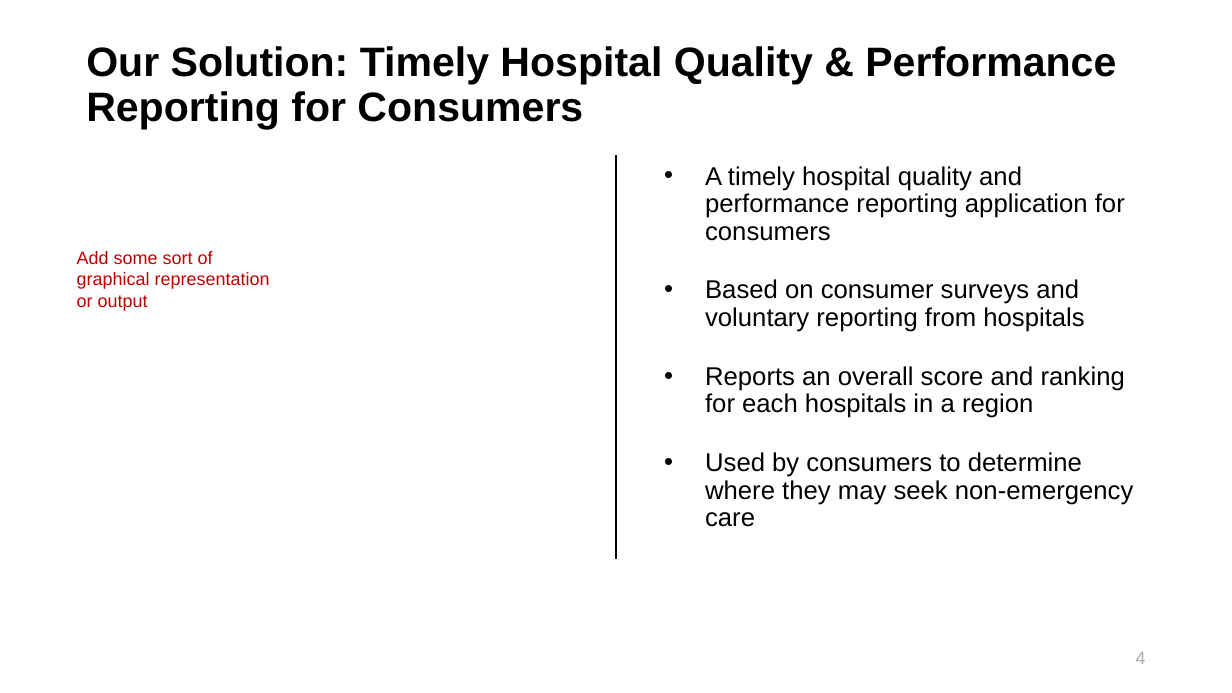
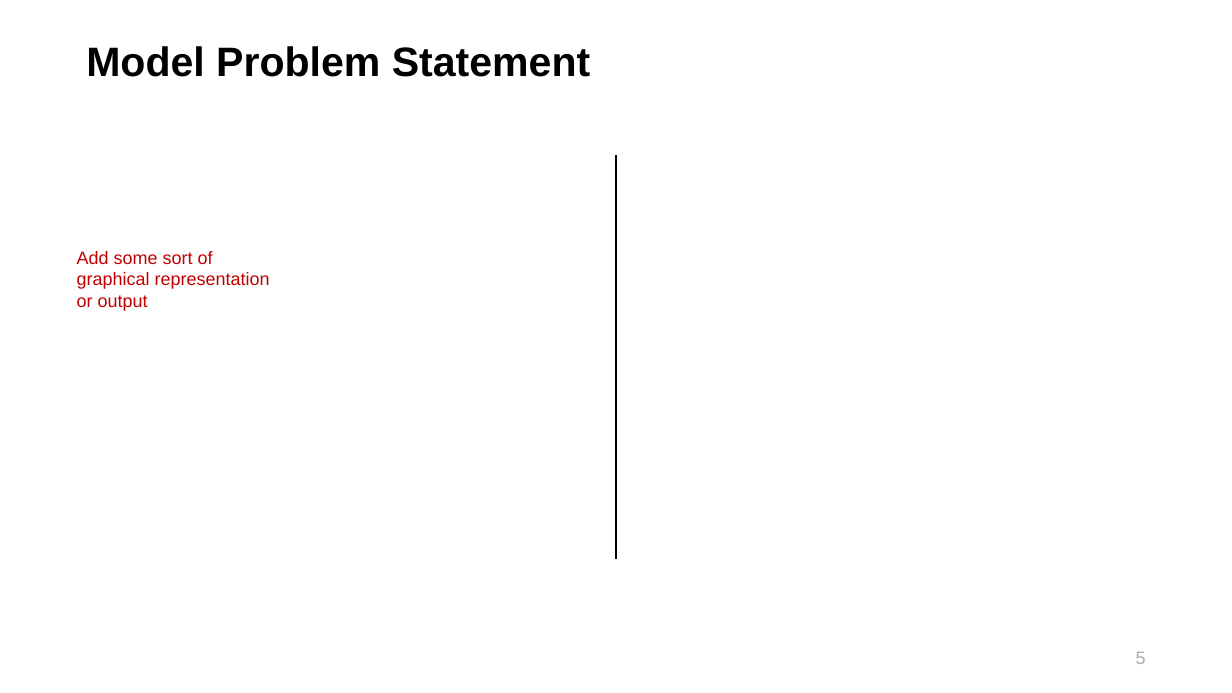
Before and after one commit to maringow/DataMiningGroupProject, a slide deck: slide 6 of Data Mining_Final Project_Hospital Ranking.pptx (slide 5 before the commit). Drawn at 1232x693 pixels with LibreOffice and Linux fonts; fonts in the diff are those of the drawing; background and template pictures are left out. Boxes give left, top, right and bottom in pixels: in the first picture for what was removed or moved away, otherwise in the second. Text is boxed around its words. In the diff, an @@ line names an element or a change of style, - is before the commit and + after.

```diff
--- a/Data Mining_Final Project_Hospital Ranking.pptx
+++ b/Data Mining_Final Project_Hospital Ranking.pptx
@@ title at [86, 46, 590, 77]: text changed @@
-Our Solution: Timely Hospital Quality & Performance Reporting for Consumers
+Model Problem Statement
@@ text removed at [705, 166, 1133, 527] @@
-• A timely hospital quality and performance reporting application for consumers
-• Based on consumer surveys and voluntary reporting from hospitals
-• Reports an overall score and ranking for each hospitals in a region
-• Used by consumers to determine where they may seek non-emergency care
@@ page number at [1136, 652, 1146, 664]: text changed @@
-4
+5
```
Also in this commit, not shown: 4 other slides changed, 4 slides added.
